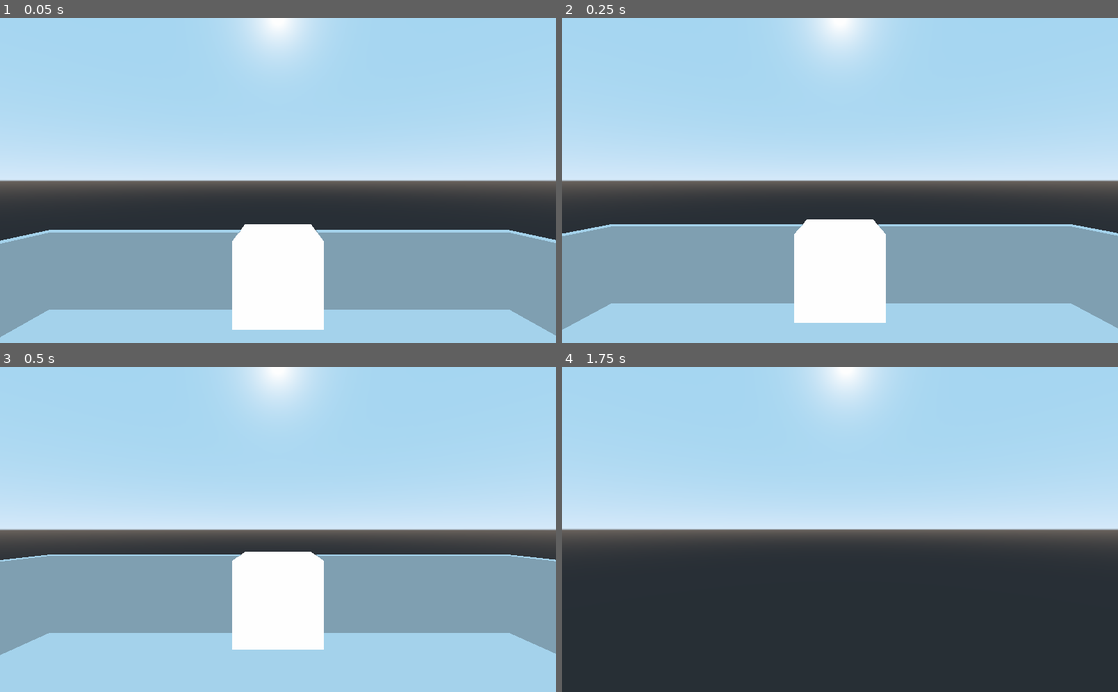
Above: before the commit, frames 1-4 (two rows, left to right).
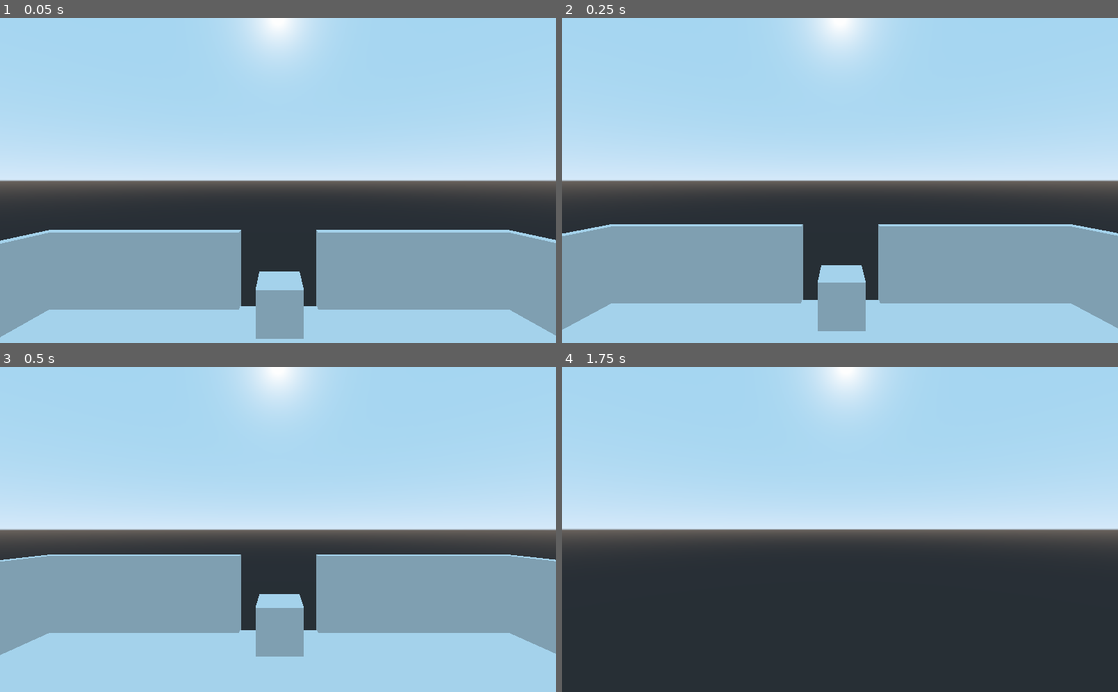
Above: after the commit, the same moments.

Repository: Aidan-Chelig/backrooms
Game: Godot game, scene res://newroom/newroom.tscn
The game is run twice, just before and just after one commit, with the same random seed, the same clock (stepped at 60 frames per second) and the same inputs. The project has no main scene, so this scene is started directly.
Inputs (mouse positions are in pixels of both pictures, inside the frame that each line leads up to):
- Up to frame 1 (0.05 s): no input
- Up to frame 2 (0.25 s): no input
- Up to frame 3 (0.5 s): no input
- Up to frame 4 (1.75 s): move the mouse to (867, 529) at 0.52 s; hold W (move_forward) from 0.53 s (still down); tap Space (jump) at 0.77, 1.52 s; move the mouse to (812, 529) at 1.27 s

The runs differ from the first frame. In frame 1, 5.5% of the frame differs, in the area x 41-59%, y 63-99%; in frame 2, 5.4%; in frame 3, 5.1%; in frame 4, nothing differs.

Commit message:
weird fix2

Diff:
--- a/newroom/newroom.tscn
+++ b/newroom/newroom.tscn
@@ -1,35 +1,9 @@
-[gd_scene load_steps=9 format=2]
+[gd_scene load_steps=5 format=2]
 
 [ext_resource path="res://walls/wall.tscn" type="PackedScene" id=1]
 [ext_resource path="res://floor/floor.tscn" type="PackedScene" id=2]
 [ext_resource path="res://portal/portal.tscn" type="PackedScene" id=3]
 [ext_resource path="res://FPSBasic/FPSBasic.tscn" type="PackedScene" id=4]
-
-[sub_resource type="Shader" id=6]
-resource_local_to_scene = true
-resource_name = "asdf"
-code = "shader_type canvas_item;
-
-uniform sampler2D stencil_tex;
-
-void fragment(){
-//	vec2 uv = UV - 0.5;
-//	uv.x *= 2.0;
-//	float dist = sqrt(uv.x*uv.x+uv.y*uv.y);
-	COLOR = texture(TEXTURE, UV);
-	COLOR.a = texture(stencil_tex, UV).g;
-}"
-
-[sub_resource type="ViewportTexture" id=7]
-viewport_path = NodePath("mask")
-
-[sub_resource type="ShaderMaterial" id=8]
-resource_local_to_scene = true
-shader = SubResource( 6 )
-shader_param/stencil_tex = SubResource( 7 )
-
-[sub_resource type="ViewportTexture" id=9]
-viewport_path = NodePath("portalView")
 
 [node name="Spatial" type="Spatial"]
 
@@ -74,24 +48,15 @@
 [node name="Floor" parent="Room/body" instance=ExtResource( 2 )]
 transform = Transform( 6, 0, 0, 0, 0.066, 0, 0, 0, 6, 0, 0, 0 )
 
-[node name="Portal" parent="." instance=ExtResource( 3 )]
-transform = Transform( 1, 0, 0, 0, 1, 0, 0, 0, 1, 0, 0, -6.06083 )
-
-[node name="portalTex" parent="Portal/CanvasLayer" index="0"]
-material = SubResource( 8 )
-texture = SubResource( 9 )
-
-[node name="maskRoot" parent="Portal/mask" index="0"]
-transform = Transform( 1, 0, 0, 0, 1, 0, 0, 0, 1, 0, 1, -6.06083 )
-
-[node name="maskCam" parent="Portal/mask/maskRoot" index="0"]
-transform = Transform( 1, 0, 0, 0, 1, 0, 0, 0, 1, 0, 2.428, 6.06083 )
-
-[node name="portalCam" parent="Portal/portalView/Handle" index="0"]
-transform = Transform( 1, 0, 0, 0, 1, 0, 0, 0, 1, 0, 2.428, 6.06083 )
-
 [node name="FPS" parent="." instance=ExtResource( 4 )]
 transform = Transform( 1, 0, 0, 0, 1, 0, 0, 0, 1, 0, 2.33279, 0 )
 
-[editable path="Portal"]
+[node name="Portal" parent="." instance=ExtResource( 3 )]
+transform = Transform( 1, 0, 0, 0, 1, 0, 0, 0, 1, 0.0356405, 0.0663829, -5.28372 )
+follow_cam_input = NodePath("../FPS/Head/Camera")
+reference_node_input = NodePath("../ref")
+
+[node name="ref" type="Spatial" parent="."]
+transform = Transform( 1, 0, 0, 0, 1, 0, 0, 0, 1, 0, 0, 5.88106 )
+
 [editable path="FPS"]
--- a/portal/portal.gd
+++ b/portal/portal.gd
@@ -6,44 +6,36 @@
 # var a = 2
 # var b = "text"
 
-export var follow_cam_input: NodePath setget fcs
-export var centered_around_input: Vector3
+export(NodePath) onready var follow_cam
+export(NodePath) onready var reference_node
 
-onready var mask_cam = $mask/maskRoot/maskCam
+
 onready var portal_cam = $portalView/Handle/portalCam
 onready var body = $body
 
-onready var mask_view = $mask
 onready var portal_view = $portalView
-
-
-onready var maskroot = $mask/maskRoot
+onready var bodytracker = $bodyTracker
+onready var camtracker = $bodyTracker/camTracker;
 
 onready var handle = $portalView/Handle
 
-var follow_cam: Camera;
-
-func fcs(newfcs):
-	follow_cam = get_node(newfcs)
-	follow_cam_input = newfcs
 
 # Called when the node enters the scene tree for the first time.
 func _ready():
-	get_tree().root.connect("size_changed", self, "_on_viewport_size_changed");
-	if follow_cam_input:
-		follow_cam = get_node(follow_cam_input)
+	handle.set_disable_scale(true)
+	bodytracker.set_disable_scale(true)
+	camtracker.set_disable_scale(true)
 
 
 func _on_viewport_size_changed():
 	var size = OS.get_real_window_size();
-	print(size);
 	portal_view.size = size;
 
 
 # Called every frame. 'delta' is the elapsed time since the previous frame.
 func _process(_delta):
-	if follow_cam:
-		mask_cam.global_transform = follow_cam.global_transform
-		maskroot.global_transform = body.global_transform;
-		maskroot.scale = Vector3(1.0,1.0,1.0);
-		portal_cam.transform = mask_cam.transform
+	if follow_cam && reference_node:
+		handle.global_transform = get_node(reference_node).global_transform
+		bodytracker.global_transform = body.global_transform
+		camtracker.global_transform = get_node(follow_cam).global_transform
+		portal_cam.transform = camtracker.transform
--- a/portal/portal.tscn
+++ b/portal/portal.tscn
@@ -1,52 +1,69 @@
-[gd_scene load_steps=6 format=2]
+[gd_scene load_steps=10 format=2]
 
 [ext_resource path="res://portal/portal.gd" type="Script" id=1]
+[ext_resource path="res://portal/portalshader.tres" type="Shader" id=2]
+[ext_resource path="res://portal/portalshader2.tres" type="Shader" id=3]
 
 [sub_resource type="CubeMesh" id=1]
+size = Vector3( 1, 1, 1 )
 
-[sub_resource type="SpatialMaterial" id=2]
-flags_unshaded = true
+[sub_resource type="ViewportTexture" id=12]
+viewport_path = NodePath("portalView")
+
+[sub_resource type="ShaderMaterial" id=13]
+resource_local_to_scene = true
+shader = ExtResource( 3 )
+shader_param/stencil_tex = SubResource( 12 )
 
 [sub_resource type="CubeMesh" id=11]
 flip_faces = true
+size = Vector3( 1, 1, 1 )
 
-[sub_resource type="SpatialMaterial" id=12]
-flags_unshaded = true
+[sub_resource type="ViewportTexture" id=14]
+viewport_path = NodePath("portalView")
+
+[sub_resource type="ShaderMaterial" id=15]
+resource_local_to_scene = true
+shader = ExtResource( 2 )
+shader_param/stencil_tex = SubResource( 14 )
 
 [node name="Portal" type="Spatial"]
 script = ExtResource( 1 )
+follow_cam = null
+reference_node = null
 
 [node name="body" type="Spatial" parent="."]
-transform = Transform( 1, 0, 0, 0, 1, 0, 0, 0, 1, 0, 1, 0 )
 
 [node name="MeshOut" type="MeshInstance" parent="body"]
+transform = Transform( 1, 0, 0, 0, 1, 0, 0, 0, 1, 0, 0.5, 0 )
 layers = 4
 mesh = SubResource( 1 )
 skeleton = NodePath("../..")
-material/0 = SubResource( 2 )
+material/0 = SubResource( 13 )
 __meta__ = {
 "_editor_description_": "mesh that renders outward with regular normals"
 }
 
 [node name="MeshIn" type="MeshInstance" parent="body"]
+transform = Transform( 1, 0, 0, 0, 1, 0, 0, 0, 1, 0, 0.5, 0 )
 layers = 4
 mesh = SubResource( 11 )
-material/0 = SubResource( 12 )
+material/0 = SubResource( 15 )
 __meta__ = {
 "_editor_description_": "Mesh that renders inward with flipped normals"
 }
 
-[node name="Portal" type="Portal" parent="body"]
-transform = Transform( 1, 0, 0, 0, 1, 0, 0, 0, 1, 0, 0, -0.796715 )
-
 [node name="portalView" type="Viewport" parent="."]
 size = Vector2( 1920, 1080 )
+keep_3d_linear = true
 render_target_v_flip = true
 render_target_update_mode = 3
 
 [node name="Handle" type="Spatial" parent="portalView"]
-transform = Transform( 1, 0, 0, 0, 1, 0, 0, 0, 1, 0, 0, -8.89406 )
 
 [node name="portalCam" type="Camera" parent="portalView/Handle"]
-transform = Transform( 0.80836, 0, -0.588689, 0, 1, 0, 0.588689, 0, 0.80836, 0, 2.12428, 3.28312 )
 cull_mask = 1048571
+
+[node name="bodyTracker" type="Spatial" parent="."]
+
+[node name="camTracker" type="Spatial" parent="bodyTracker"]
--- a/portal/portalshader.tres
+++ b/portal/portalshader.tres
@@ -2,16 +2,15 @@
 
 [resource]
 resource_local_to_scene = true
-code = "shader_type spatial;
-render_mode unshaded;
+code = "shader_type canvas_item;
 
 uniform sampler2D stencil_tex;
 
-void fragment() {
-    SCREEN_UV.y = 1f - SCREEN_UV.y;
-    ALBEDO.r = texture(stencil_tex, SCREEN_UV).r;
-    ALBEDO.g = texture(stencil_tex, SCREEN_UV).g;
-    ALBEDO.b = texture(stencil_tex, SCREEN_UV).b;
-    EMISSION = ALBEDO * 0.3f;
-
+void fragment(){
+//	vec2 uv = UV - 0.5;
+//	uv.x *= 2.0;
+//	float dist = sqrt(uv.x*uv.x+uv.y*uv.y);
+	COLOR = texture(TEXTURE, UV);
+//	COLOR.a = smoothstep(0.5, 0.4, dist);
+	COLOR.a = texture(stencil_tex, UV).g;
 }"
--- /dev/null
+++ b/portal/portalshader2.tres
@@ -0,0 +1,16 @@
+[gd_resource type="Shader" format=2]
+
+[resource]
+resource_local_to_scene = true
+code = "shader_type spatial;
+render_mode unshaded;
+uniform sampler2D stencil_tex;
+
+void fragment() {
+    SCREEN_UV.y = 1f - SCREEN_UV.y;
+    ALBEDO.r = texture(stencil_tex, SCREEN_UV).r;
+    ALBEDO.g = texture(stencil_tex, SCREEN_UV).g;
+    ALBEDO.b = texture(stencil_tex, SCREEN_UV).b;
+    EMISSION = ALBEDO * 0.3f;
+
+}"
--- a/room/Room.tscn
+++ b/room/Room.tscn
@@ -1,44 +1,55 @@
-[gd_scene load_steps=12 format=2]
+[gd_scene load_steps=11 format=2]
 
 [ext_resource path="res://floor/floor.tscn" type="PackedScene" id=1]
 [ext_resource path="res://walls/wall.tscn" type="PackedScene" id=2]
 [ext_resource path="res://FPSBasic/FPSBasic.tscn" type="PackedScene" id=3]
-[ext_resource path="res://room/portalshader.tres" type="Shader" id=4]
-[ext_resource path="res://portal/portal.tscn" type="PackedScene" id=5]
-
-[sub_resource type="ViewportTexture" id=1]
+[ext_resource path="res://portal/portal.tscn" type="PackedScene" id=4]
+
+[sub_resource type="Shader" id=1]
+resource_local_to_scene = true
+code = "shader_type spatial;
+render_mode unshaded;
+uniform sampler2D stencil_tex;
+
+void fragment() {
+    SCREEN_UV.y = 1f - SCREEN_UV.y;
+    ALBEDO.r = texture(stencil_tex, SCREEN_UV).r;
+    ALBEDO.g = texture(stencil_tex, SCREEN_UV).g;
+    ALBEDO.b = texture(stencil_tex, SCREEN_UV).b;
+    EMISSION = ALBEDO * 0.3f;
+
+}"
+
+[sub_resource type="ViewportTexture" id=2]
 viewport_path = NodePath("Portal/portalView")
 
-[sub_resource type="ShaderMaterial" id=2]
-resource_local_to_scene = true
-shader = ExtResource( 4 )
-shader_param/stencil_tex = SubResource( 1 )
-
-[sub_resource type="Shader" id=3]
-resource_local_to_scene = true
-resource_name = "asdf"
-code = "shader_type canvas_item;
+[sub_resource type="ShaderMaterial" id=3]
+resource_local_to_scene = true
+shader = SubResource( 1 )
+shader_param/stencil_tex = SubResource( 2 )
+
+[sub_resource type="Shader" id=4]
+resource_local_to_scene = true
+code = "shader_type spatial;
 
 uniform sampler2D stencil_tex;
 
-void fragment(){
-//	vec2 uv = UV - 0.5;
-//	uv.x *= 2.0;
-//	float dist = sqrt(uv.x*uv.x+uv.y*uv.y);
-	COLOR = texture(TEXTURE, UV);
-	COLOR.a = texture(stencil_tex, UV).g;
+void fragment() {
+    SCREEN_UV.y = 1f - SCREEN_UV.y;
+    ALBEDO.r = texture(stencil_tex, SCREEN_UV).r;
+    ALBEDO.g = texture(stencil_tex, SCREEN_UV).g;
+    ALBEDO.b = texture(stencil_tex, SCREEN_UV).b;
+    EMISSION = ALBEDO * 0.3f;
+
 }"
 
-[sub_resource type="ViewportTexture" id=4]
-viewport_path = NodePath("mask")
-
-[sub_resource type="ShaderMaterial" id=5]
-resource_local_to_scene = true
-shader = SubResource( 3 )
-shader_param/stencil_tex = SubResource( 4 )
-
-[sub_resource type="ViewportTexture" id=6]
-viewport_path = NodePath("portalView")
+[sub_resource type="ViewportTexture" id=5]
+viewport_path = NodePath("Portal/portalView")
+
+[sub_resource type="ShaderMaterial" id=6]
+resource_local_to_scene = true
+shader = SubResource( 4 )
+shader_param/stencil_tex = SubResource( 5 )
 
 [node name="SmallRoom" type="Spatial"]
 
@@ -88,7 +99,7 @@
 transform = Transform( 6, 0, 0, 0, 0.066, 0, 0, 0, 6, 0, 0, 0 )
 
 [node name="Room4" type="Room" parent="RoomManager"]
-transform = Transform( 1, 0, 0, 0, 1, 0, 0, 0, 1, 0.638334, 2.41666, -0.0107098 )
+transform = Transform( 1, 0, 0, 0, 1.95119, 0, 0, 0, 1, 0.638334, 2.41666, -0.0107098 )
 
 [node name="body" type="Spatial" parent="RoomManager/Room4"]
 
@@ -168,42 +179,39 @@
 transform = Transform( 6, 0, 0, 0, 0.066, 0, 0, 0, 6, 0, 0, 0 )
 
 [node name="FPS" parent="." instance=ExtResource( 3 )]
-transform = Transform( 1, 0, 0, 0, 0.742805, 0, 0, 0, 1, 0.355802, 2.09861, 0.368273 )
+transform = Transform( 1, 0, 0, 0, 1, 0, 0, 0, 1, 0, 3.34837, 1.04747 )
 
 [node name="Head" parent="FPS" index="2"]
-transform = Transform( 1, 0, 0, 0, 1, 0, 0, 0, 1, 0, 0.566485, -0.242431 )
+transform = Transform( 1, 0, 0, 0, 1, 0, 0, 0, 1, 0, 1.61688, 0 )
 
 [node name="Camera" parent="FPS/Head" index="0"]
 current = true
 
-[node name="Portal" parent="." instance=ExtResource( 5 )]
-transform = Transform( 1, 0, 0, 0, 0.955444, 0, 0, 0, 0.135902, 0.694535, 0.92025, -5.97959 )
-follow_cam_input = NodePath("../FPS/Head/Camera")
+[node name="Spatial" type="Spatial" parent="."]
+transform = Transform( 1, 0, 0, 0, 1, 0, 0, 0, 1, 12.8383, 0.905024, 5.7987 )
+
+[node name="Portal" parent="." instance=ExtResource( 4 )]
+transform = Transform( 1.99287, 0, 0, 0, 3.77753, 0, 0, 0, 0.332824, 0.635568, 0.983038, -5.96604 )
+follow_cam = NodePath("../FPS/Head/Camera")
+reference_node = NodePath("../Spatial")
 
 [node name="MeshOut" parent="Portal/body" index="0"]
-material/0 = SubResource( 2 )
+material/0 = SubResource( 3 )
 
 [node name="MeshIn" parent="Portal/body" index="1"]
-material/0 = SubResource( 2 )
-
-[node name="portalTex" parent="Portal/CanvasLayer" index="0"]
-material = SubResource( 5 )
-texture = SubResource( 6 )
-
-[node name="maskRoot" parent="Portal/mask" index="0"]
-transform = Transform( 1, 0, 0, 0, 1, 0, 0, 0, 1, 0.694535, 1.87569, -5.97959 )
-
-[node name="maskCam" parent="Portal/mask/maskRoot" index="0"]
-transform = Transform( 1, 0, 0, 0, 1, 0, 0, 0, 1, -0.338733, 0.643704, 6.10543 )
-
-[node name="portalView" parent="Portal" index="3"]
-keep_3d_linear = true
+material/0 = SubResource( 6 )
 
 [node name="Handle" parent="Portal/portalView" index="0"]
-transform = Transform( 1, 0, 0, 0, 1, 0, 0, 0, 1, 0.708, 1.876, -49.4174 )
+transform = Transform( 1, 0, 0, 0, 1, 0, 0, 0, 1, 12.8383, 0.905024, 5.7987 )
 
 [node name="portalCam" parent="Portal/portalView/Handle" index="0"]
-transform = Transform( 1, 0, 0, 0, 1, 0, 0, 0, 1, -0.338733, 0.643704, 6.10543 )
+transform = Transform( 1, 0, 0, 0, 1, 0, 0, 0, 1, -0.635568, 3.98221, 7.01351 )
+
+[node name="bodyTracker" parent="Portal" index="2"]
+transform = Transform( 1, 0, 0, 0, 1, 0, 0, 0, 1, 0, 0, 0 )
+
+[node name="camTracker" parent="Portal/bodyTracker" index="0"]
+transform = Transform( 1, 0, 0, 0, 1, 0, 0, 0, 1, -0.635568, 3.98221, 7.01351 )
 
 [editable path="FPS"]
 [editable path="Portal"]
--- a/room/portalshader.tres
+++ b/room/portalshader.tres
@@ -1,14 +1,15 @@
 [gd_resource type="Shader" format=2]
 
 [resource]
-code = "shader_type spatial;
+code = "shader_type canvas_item;
 
 uniform sampler2D stencil_tex;
-render_mode unshaded;
 
-void fragment() {
-    SCREEN_UV.y = 1f - SCREEN_UV.y;
-    ALBEDO.rgb = texture(stencil_tex, SCREEN_UV).rgb;
-	//ALPHA = texture(stencil_tex, SCREEN_UV).a;
-	//ALBEDO -= vec3(.125f, .125f, .125f);
+void fragment(){
+//	vec2 uv = UV - 0.5;
+//	uv.x *= 2.0;
+//	float dist = sqrt(uv.x*uv.x+uv.y*uv.y);
+	COLOR = texture(TEXTURE, UV);
+//	COLOR.a = smoothstep(0.5, 0.4, dist);
+	COLOR.a = texture(stencil_tex, UV).g;
 }"
Not shown, removed: README.md
